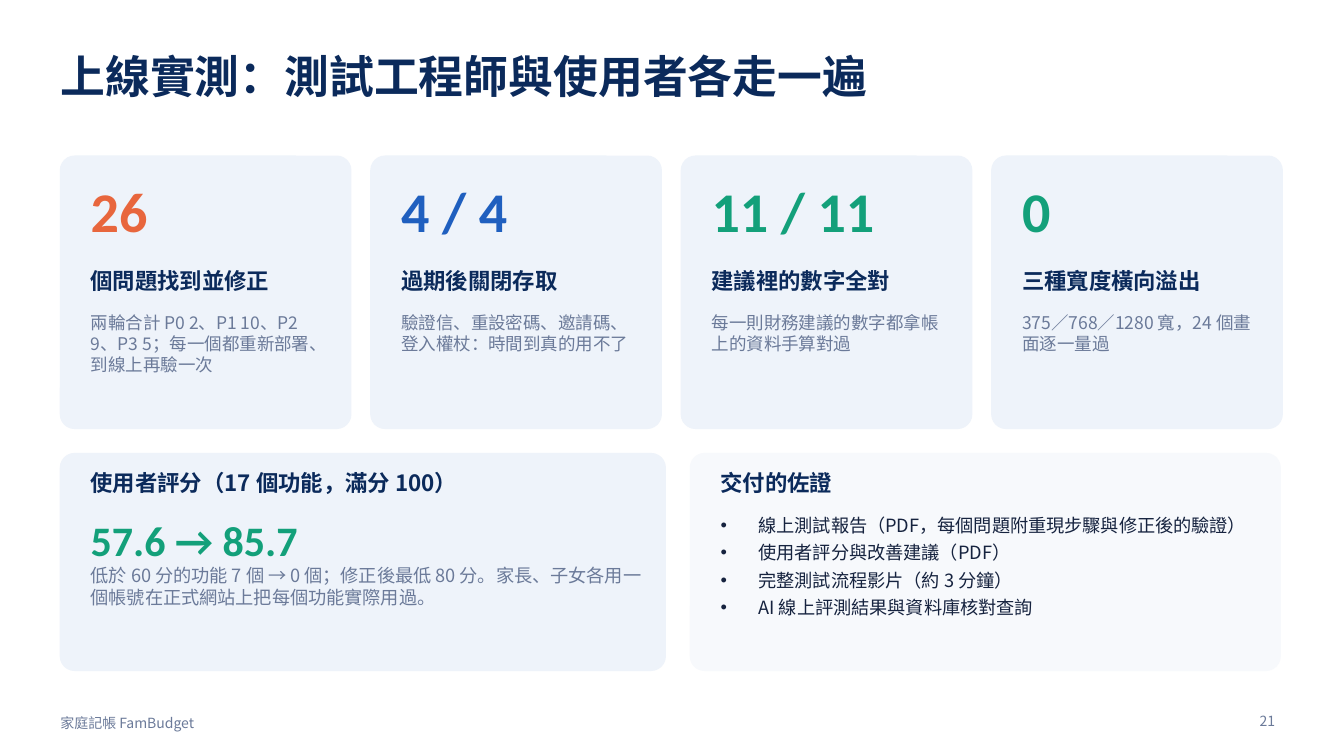
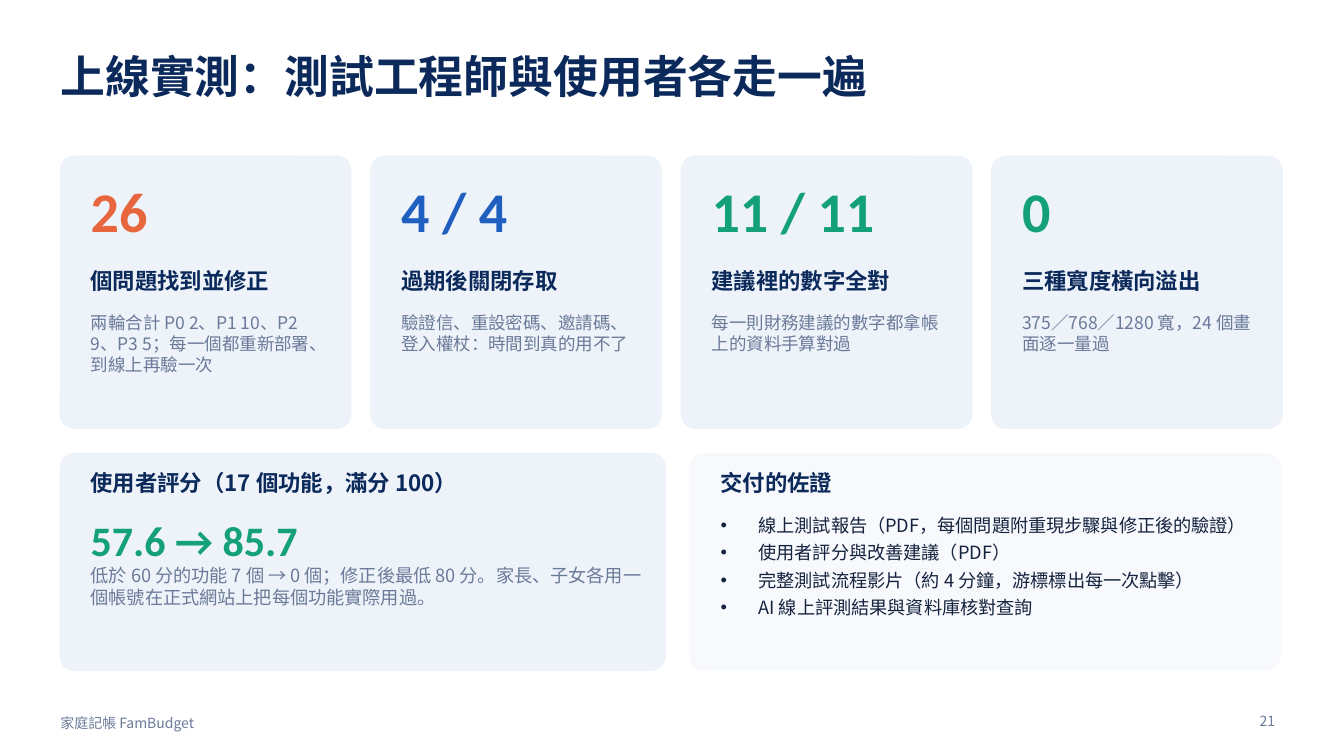
Before and after one commit to cbes502034/final_project, a slide deck: slide 21 of report/家庭記帳_期末報告.pptx. Drawn at 1344x756 pixels with LibreOffice and Linux fonts; fonts in the diff are those of the drawing. Boxes give left, top, right and bottom in pixels: in the first picture for what was removed or moved away, otherwise in the second. Text is boxed around its words. In the diff, an @@ line names an element or a change of style, - is before the commit and + after.

```diff
--- a/report/家庭記帳_期末報告.pptx
+++ b/report/家庭記帳_期末報告.pptx
@@ text at (759, 571, 1194, 589): text changed @@
-• 完整測試流程影片（約 3 分鐘）
+• 完整測試流程影片（約 4 分鐘，游標標出每一次點擊）
```
Also in this commit, not shown: 3 other slides changed, 2 slides added, 20 other files.
